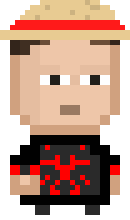
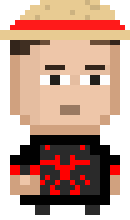
Revision of a layered 130×220 image; what changed, layer by layer:
painted on "голова" over [40, 65, 105, 70]
